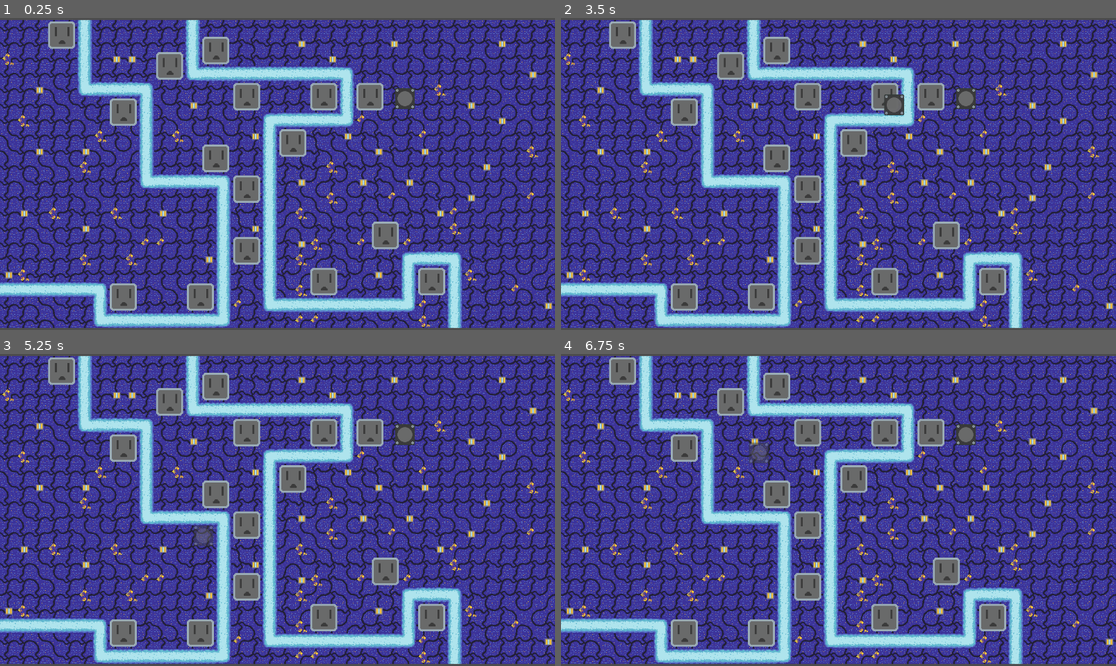
Above: before the commit, frames 1-4 (two rows, left to right).
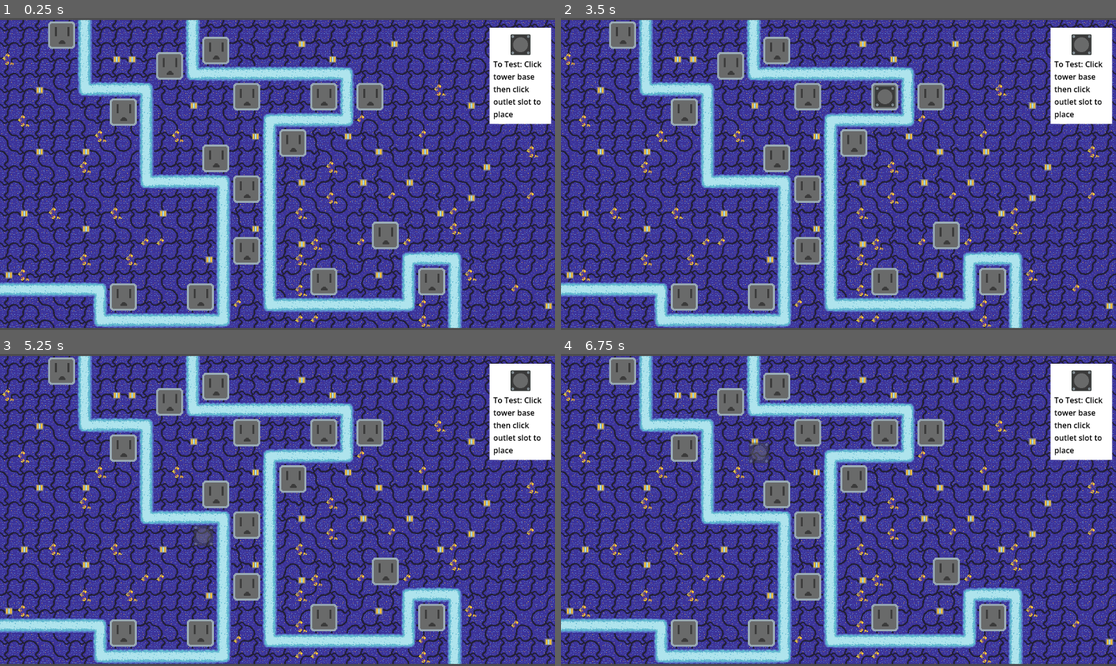
Above: after the commit, the same moments.

Repository: CalebJoines/Computer-Castle
Game: Godot game, scene res://Scenes/game.tscn
Two runs of this game, one before a commit and one after it. Both use one fixed random seed, a clock stepped at 60 frames per second and the inputs below. This scene is started directly instead of the project's main scene.
Inputs (mouse positions are in pixels of both pictures, inside the frame that each line leads up to; where the layout moved, square brackets give the same spot in the first picture):
- Up to frame 1 (0.25 s): no input
- Up to frame 2 (3.5 s): click (1082, 46) [966, 99] at 0.5 s; click (1082, 46) [966, 99] at 1.25 s; click (1082, 46) [966, 99] at 2 s; tap Enter at 2.75 s; drag from (966, 99) to (894, 105) at 2.77 s
- Up to frame 3 (5.25 s): drag from (333, 441) to (249, 572) at 3.52 s; move the mouse to (333, 441) at 4.27 s; click (333, 441) at 4.42 s; tap Space at 5 s; drag from (249, 572) to (111, 463) at 5.02 s
- Up to frame 4 (6.75 s): move the mouse to (1005, 556) at 5.77 s; click (1005, 556) at 5.92 s; tap Enter at 6.5 s; drag from (672, 463) to (932, 432) at 6.52 s

The runs differ from the first frame. In frame 1, 3.7% of the frame differs, in the area x 71-100%, y 3-35%; in frame 2, 4.0%, in the area x 56-100%, y 3-35%; in frame 3, 3.7%; in frame 4, 3.7%.

Commit message:
finished tower placement demo and added a few visuals

Diff:
--- a/computer-castle-/Scenes/game.tscn
+++ b/computer-castle-/Scenes/game.tscn
@@ -38,6 +38,8 @@
 sources/0 = SubResource("TileSetAtlasSource_3dryh")
 sources/1 = SubResource("TileSetAtlasSource_wowpa")
 
+[sub_resource type="CanvasTexture" id="CanvasTexture_3dryh"]
+
 [node name="Game" type="Node2D" unique_id=228898979]
 
 [node name="Camera2D" type="Camera2D" parent="." unique_id=1436188211]
@@ -50,13 +52,77 @@
 format = 2
 layer_0/tile_data = PackedInt32Array(589837, 196608, 1, 524301, 131072, 1, 458765, 196608, 1, 393229, 131072, 1, 327693 …(13208 unchanged characters)…
 
-[node name="TowerSlotArea" parent="." unique_id=1382307671 groups=["slots"] instance=ExtResource("6_1l0tm")]
-position = Vector2(768, 168)
+[node name="TextureRect" type="TextureRect" parent="." unique_id=2093808129]
+offset_left = 1016.0
+offset_top = 24.0
+offset_right = 1144.0
+offset_bottom = 224.0
+texture = SubResource("CanvasTexture_3dryh")
+
+[node name="Label" type="Label" parent="TextureRect" unique_id=1624569491]
+layout_mode = 0
+offset_left = 8.0
+offset_top = 64.0
+offset_right = 120.0
+offset_bottom = 191.0
+theme_override_colors/font_color = Color(0, 0, 0, 1)
+text = "To Test: Click tower base then click outlet slot to place"
+autowrap_mode = 2
 
 [node name="CanvasLayer" type="CanvasLayer" parent="." unique_id=23494926]
 
 [node name="TowerMenu" parent="CanvasLayer" unique_id=1471395188 instance=ExtResource("5_i6g32")]
-offset_left = 808.0
-offset_top = 136.0
-offset_right = 872.0
-offset_bottom = 200.0
+offset_left = 1048.0
+offset_top = 24.0
+offset_right = 1112.0
+offset_bottom = 88.0
+
+[node name="towerslots" type="Node" parent="." unique_id=595770103]
+
+[node name="Slot1" parent="towerslots" unique_id=407619172 groups=["slots"] instance=ExtResource("6_1l0tm")]
+position = Vector2(448, 296)
+
+[node name="Slot2" parent="towerslots" unique_id=514820744 groups=["slots"] instance=ExtResource("6_1l0tm")]
+position = Vector2(672, 552)
+
+[node name="Slot3" parent="towerslots" unique_id=104334783 groups=["slots"] instance=ExtResource("6_1l0tm")]
+position = Vector2(896, 552)
+
+[node name="Slot4" parent="towerslots" unique_id=1119419812 groups=["slots"] instance=ExtResource("6_1l0tm")]
+position = Vector2(256, 584)
+
+[node name="Slot5" parent="towerslots" unique_id=1341808278 groups=["slots"] instance=ExtResource("6_1l0tm")]
+position = Vector2(416, 584)
+
+[node name="Slot6" parent="towerslots" unique_id=1838286373 groups=["slots"] instance=ExtResource("6_1l0tm")]
+position = Vector2(800, 456)
+
+[node name="Slot7" parent="towerslots" unique_id=1915942385 groups=["slots"] instance=ExtResource("6_1l0tm")]
+position = Vector2(512, 488)
+
+[node name="Slot8" parent="towerslots" unique_id=1998582226 groups=["slots"] instance=ExtResource("6_1l0tm")]
+position = Vector2(608, 264)
+
+[node name="Slot9" parent="towerslots" unique_id=377321148 groups=["slots"] instance=ExtResource("6_1l0tm")]
+position = Vector2(512, 360)
+
+[node name="Slot10" parent="towerslots" unique_id=70404701 groups=["slots"] instance=ExtResource("6_1l0tm")]
+position = Vector2(256, 200)
+
+[node name="Slot11" parent="towerslots" unique_id=1236012905 groups=["slots"] instance=ExtResource("6_1l0tm")]
+position = Vector2(128, 40)
+
+[node name="Slot12" parent="towerslots" unique_id=280323314 groups=["slots"] instance=ExtResource("6_1l0tm")]
+position = Vector2(352, 104)
+
+[node name="Slot13" parent="towerslots" unique_id=794116635 groups=["slots"] instance=ExtResource("6_1l0tm")]
+position = Vector2(448, 72)
+
+[node name="Slot14" parent="towerslots" unique_id=541517580 groups=["slots"] instance=ExtResource("6_1l0tm")]
+position = Vector2(512, 168)
+
+[node name="Slot15" parent="towerslots" unique_id=1319301581 groups=["slots"] instance=ExtResource("6_1l0tm")]
+position = Vector2(672, 168)
+
+[node name="Slot16" parent="towerslots" unique_id=1382307671 groups=["slots"] instance=ExtResource("6_1l0tm")]
+position = Vector2(768, 168)
--- a/computer-castle-/Scenes/resource_picker.tscn
+++ b/computer-castle-/Scenes/resource_picker.tscn
@@ -28,3 +28,17 @@
 [node name="ClickableBox4" parent="ClickableBoxes" unique_id=1430342612 instance=ExtResource("2_ywnrd")]
 position = Vector2(449, -276)
 scene_path = "res://Scenes/game.tscn"
+
+[node name="Label" type="Label" parent="ClickableBoxes/ClickableBox4" unique_id=1923792619]
+offset_left = -209.0
+offset_top = 13.0
+offset_right = -9.0
+offset_bottom = 36.0
+text = "Go to Tower Defense map"
+
+[node name="Label" type="Label" parent="ClickableBoxes" unique_id=1870096570]
+offset_left = -121.0
+offset_top = -100.0
+offset_right = 91.0
+offset_bottom = -77.0
+text = "\\/    To Question Scene      \\/"
--- a/computer-castle-/Scripts/tower_menu.gd
+++ b/computer-castle-/Scripts/tower_menu.gd
@@ -6,5 +6,6 @@
 func _on_tower_buton_pressed() -> void:
 	if tower_scene:
 		var tower_instance = tower_scene.instantiate()
+		tower_instance.z_index = 100
 		tower_instance.modulate = Color(1,1,1,0.5)  # semi-transparent preview
 		get_tree().current_scene.add_child(tower_instance)
--- a/computer-castle-/Scripts/tower_slot_area.gd
+++ b/computer-castle-/Scripts/tower_slot_area.gd
@@ -9,5 +9,5 @@
 func place_tower(tower):
 	if can_place_tower():
 		current_tower = tower
-		tower.position = position
+		tower.global_position = global_position
 		is_occupied = true
--- a/computer-castle-/project.godot
+++ b/computer-castle-/project.godot
@@ -11,7 +11,7 @@
 [application]
 
 config/name="Computer Castle"
-run/main_scene="uid://bsa054fnwnjwx"
+run/main_scene="uid://ch3fckar38htm"
 config/features=PackedStringArray("4.6", "Forward Plus")
 config/icon="res://icon.svg"
 
